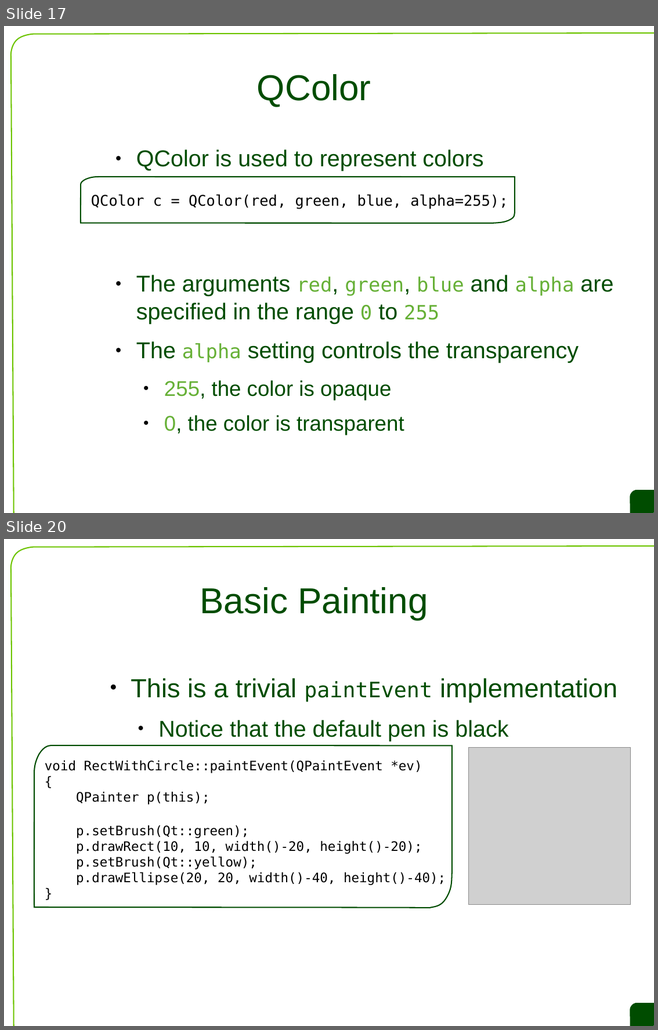
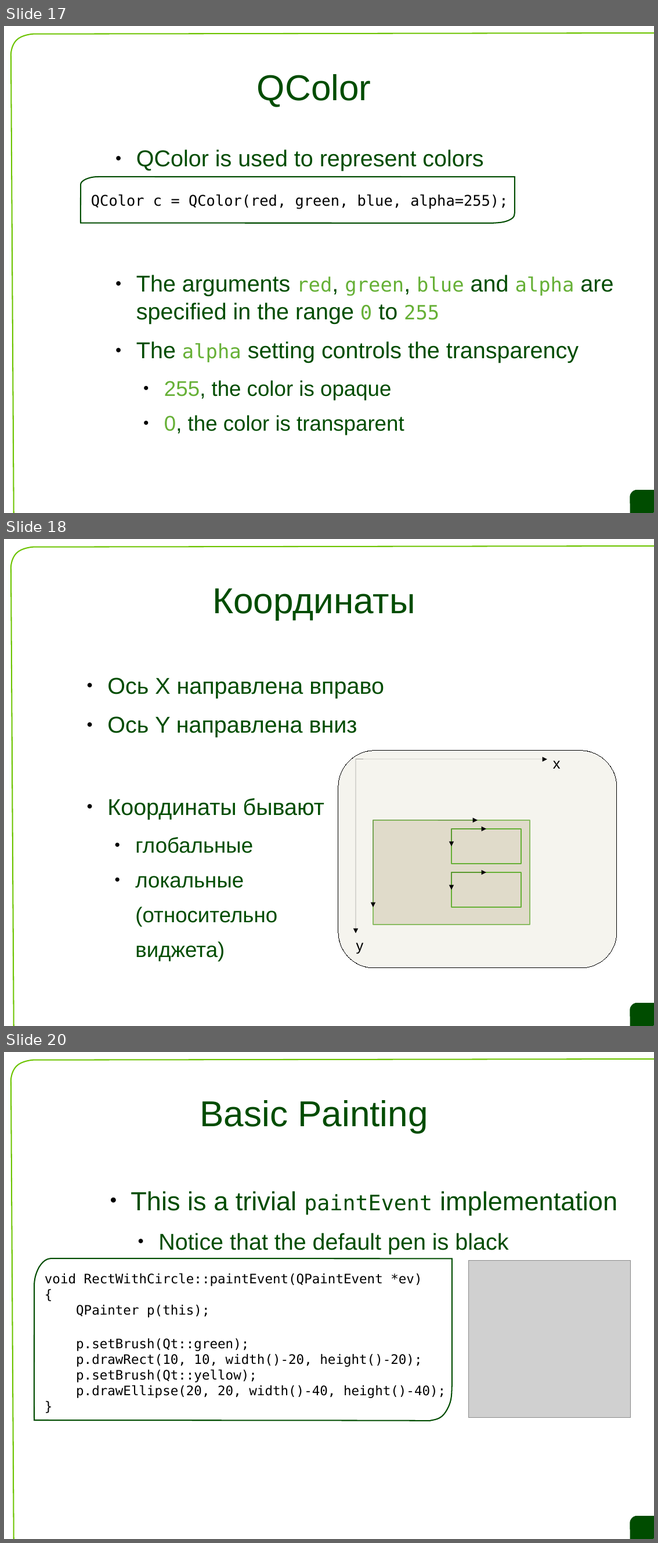
Before and after one commit to saa/qecm, a slide deck: L5/L5 Slides.odp. Shown one above the other, each under a label of ours: slides 17 and 20 before the commit, slides 17, 18 and 20 after it; the slides between them are not shown. The pictures are 658x1030 and 658x1543 pixels, drawn with LibreOffice and Linux fonts; fonts in the diff are those of the drawing; grey boxes stand for pictures; background and template pictures are left out. Boxes give left, top, right and bottom in pixels: in the first picture for what was removed or moved away, otherwise in the second. Text is boxed around its words. In the diff, an @@ line names an element or a change of style, - is before the commit and + after.

```diff
--- a/L5/L5 Slides.odp
+++ b/L5/L5 Slides.odp
@@ slide 18 added at (4, 539, 654, 1026), background #FFFFFF; not listed: 2 template elements that a slide beside it also shows @@
@@ title added at (212, 588, 415, 620), 44 pt, text #004C00 @@
+Координаты
@@ text added at (107, 678, 384, 961), 28 pt, text #004C00 @@
+● Ось X направлена вправо
+● Ось Y направлена вниз
+● Координаты бывают
+  ● глобальные
+  ● локальные
+  (относительно
+  виджета)
@@ group added at (338, 751, 616, 968): 8 arrows, 3 rectangles, 2 texts, 1 rounded rectangle @@
+x
+y
```
Also in this commit, not shown: 5 slides changed, 2 other slides added, 3 slides removed, 1 other file.
